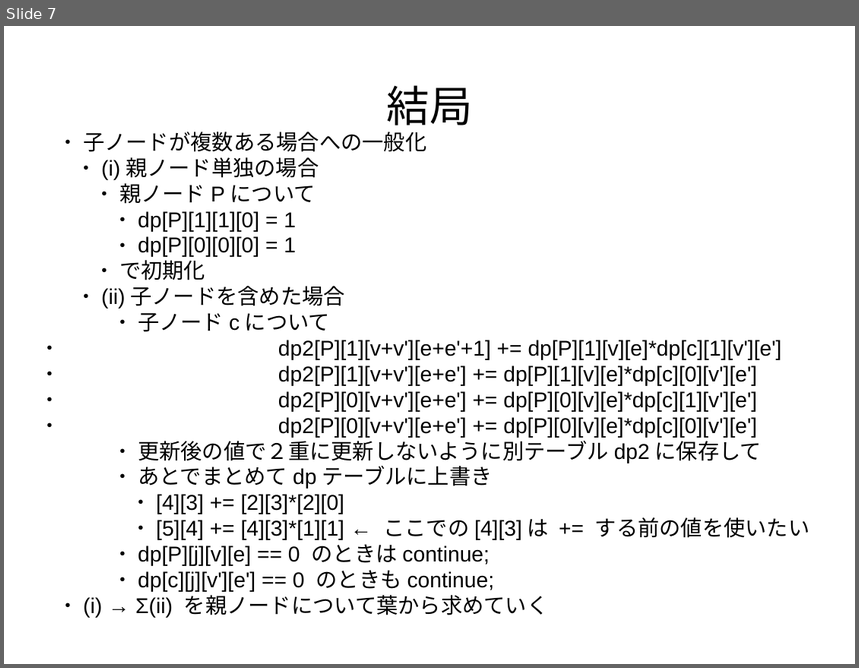
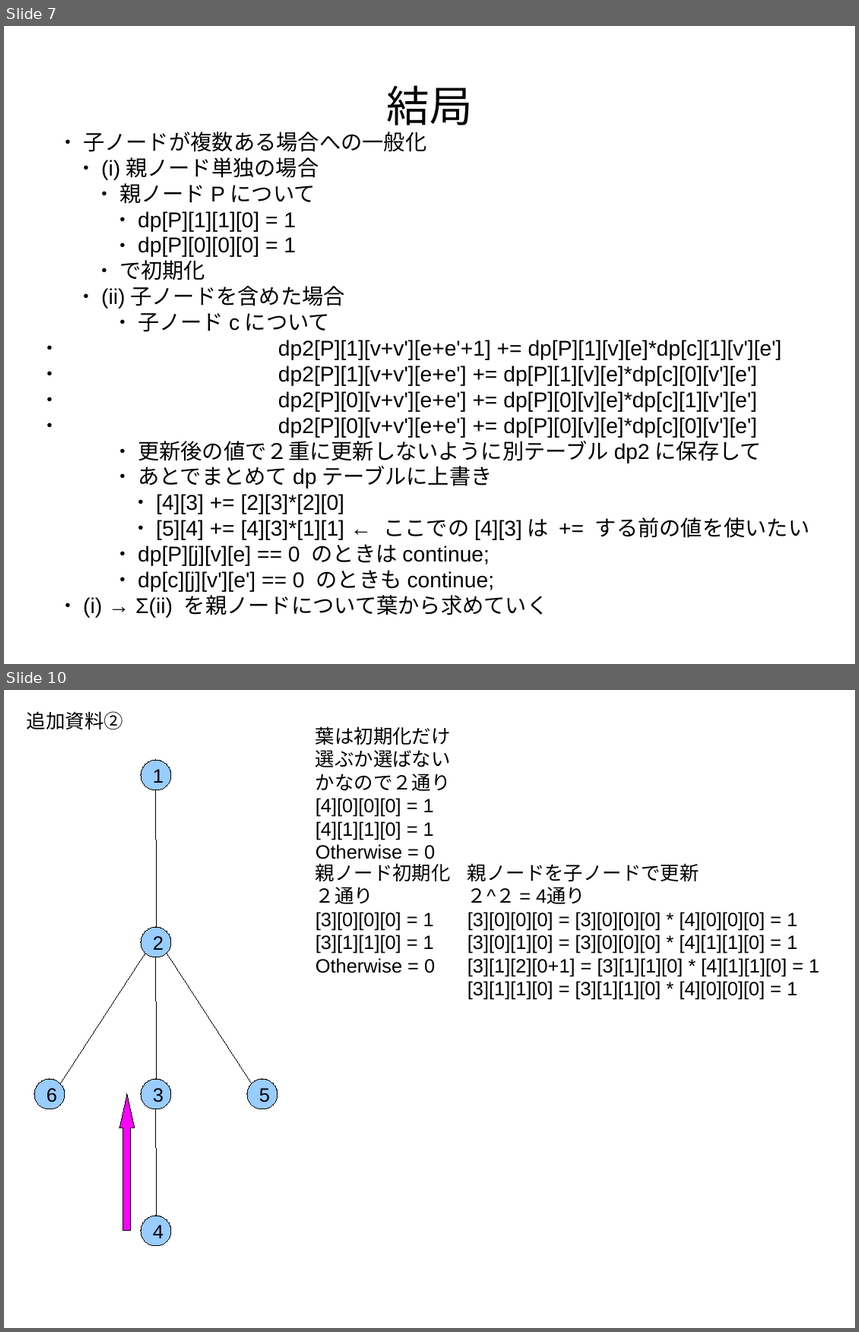
Before and after one commit to atkanon/TopCoder, a slide deck: SRM570/srm570div1medium.odp. Shown one above the other, each under a label of ours: slide 7 before the commit, slides 7 and 10 after it; the slides between them are not shown. The pictures are 859x668 and 859x1332 pixels, drawn with LibreOffice and Linux fonts; fonts in the diff are those of the drawing. Boxes give left, top, right and bottom in pixels: in the first picture for what was removed or moved away, otherwise in the second. Text is boxed around its words. In the diff, an @@ line names an element or a change of style, - is before the commit and + after.

```diff
--- a/SRM570/srm570div1medium.odp
+++ b/SRM570/srm570div1medium.odp
@@ slide 10 added at box(4, 690, 855, 1328), background #FFFFFF @@
@@ text added at box(27, 711, 123, 730), 18 pt, text #000000 @@
+追加資料②
@@ text added at box(316, 726, 451, 859), 18 pt, text #000000 @@
+葉は初期化だけ
+選ぶか選ばないかなので２通り
+[4][0][0][0] = 1
+[4][1][1][0] = 1
+Otherwise = 0
@@ ellipse added at box(141, 760, 171, 790), fill #99CCFF, outline #000000 0 pt, 18 pt, text #000000 @@
+1
@@ line added from (156, 790) to (156, 927), #000000 0 pt @@
@@ text added at box(316, 863, 451, 973), 18 pt, text #000000 @@
+親ノード初期化
+２通り
+[3][0][0][0] = 1
+[3][1][1][0] = 1
+Otherwise = 0
@@ text added at box(468, 863, 819, 1000), 18 pt, text #000000 @@
+親ノードを子ノードで更新
+２^２ = 4通り
+[3][0][0][0] = [3][0][0][0] * [4][0][0][0] = 1
+[3][0][1][0] = [3][0][0][0] * [4][1][1][0] = 1
+[3][1][2][0+1] = [3][1][1][0] * [4][1][1][0] = 1
+[3][1][1][0] = [3][1][1][0] * [4][0][0][0] = 1
@@ ellipse added at box(141, 927, 171, 958), fill #99CCFF, outline #000000 0 pt, 18 pt, text #000000 @@
+2
@@ line added from (145, 954) to (60, 1084), #000000 0 pt @@
@@ line added from (156, 958) to (156, 1079), #000000 0 pt @@
@@ line added from (167, 954) to (252, 1084), #000000 0 pt @@
@@ ellipse added at box(34, 1079, 64, 1110), fill #99CCFF, outline #000000 0 pt, 18 pt, text #000000 @@
+6
@@ up arrow added at box(120, 1095, 135, 1231), fill #FF00FF, outline #000000 0 pt @@
@@ ellipse added at box(141, 1079, 171, 1110), fill #99CCFF, outline #000000 0 pt, 18 pt, text #000000 @@
+3
@@ ellipse added at box(247, 1079, 278, 1110), fill #99CCFF, outline #000000 0 pt, 18 pt, text #000000 @@
+5
@@ line added from (156, 1110) to (156, 1216), #000000 0 pt @@
@@ ellipse added at box(141, 1216, 171, 1246), fill #99CCFF, outline #000000 0 pt, 18 pt, text #000000 @@
+4
```
Also in this commit, not shown: 1 slide changed, 1 other slide added, 7 other files.
